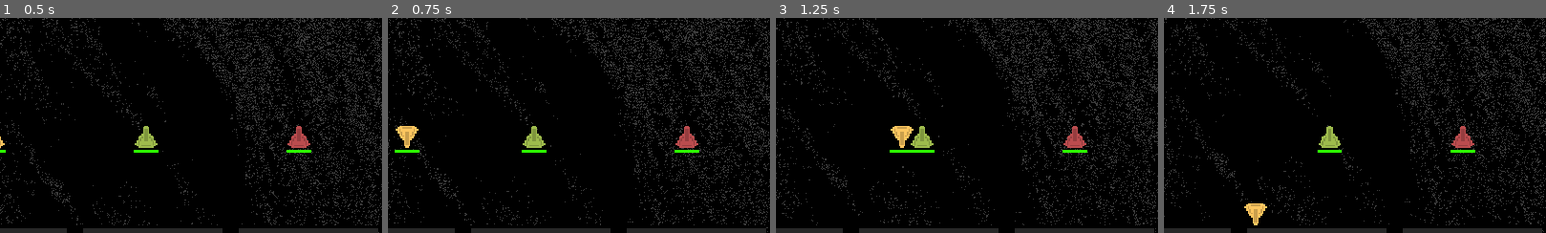
Above: before the commit, frames 1-4 (left to right).
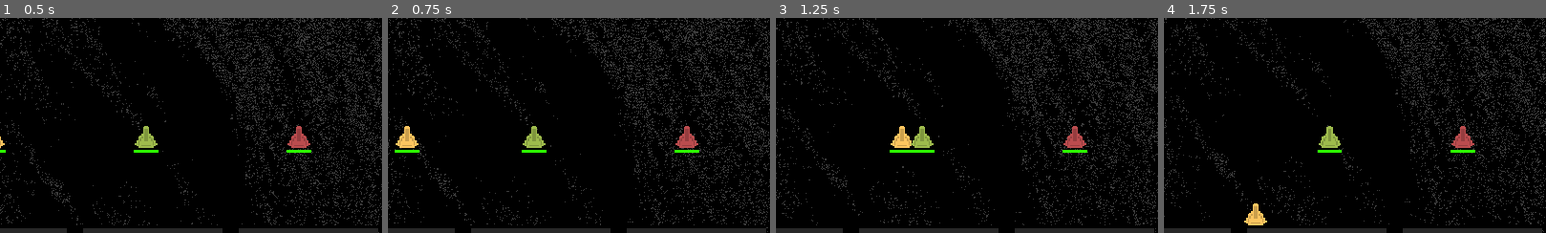
Above: after the commit, the same moments.

Repository: 4487R9cH03FObS/Chimera-Party-Example
Game: Godot game, scene res://games/FlowerLab/index.tscn
The game is run twice, just before and just after one commit, with the same random seed, the same clock (stepped at 60 frames per second) and the same inputs. Sound files missing from this copy of the repository are replaced by a short silence.
Inputs:
- Up to frame 1 (0.5 s): no input
- Up to frame 2 (0.75 s): hold D from 0.53 s (still down); tap B at 0.6 s
- Up to frame 3 (1.25 s): keep holding D
- Up to frame 4 (1.75 s): release D at 1.28 s; hold S from 1.28 s (still down); tap N at 1.35 s
The pictures show only the part of the screen within x 21-71%, y 46-96%; the shares and areas given below are measured in that part.

Frame 1 is identical in both runs. In frame 2, 0.4% of the frame differs, in the area x 2-8%, y 50-61%; in frame 3, 0.4%; in frame 4, 0.4%.

Commit message:
fix bug flip ship

Diff:
--- a/games/FlowerLab/Player.gd
+++ b/games/FlowerLab/Player.gd
@@ -70,7 +70,8 @@
 		$Sprite.flip_h = false
 
 	if Input.is_action_just_pressed(action_a):
-		$Sprite.flip_v = !$Sprite.flip_v
+		#$Sprite.flip_v = !$Sprite.flip_v
+		pass
 
 	if _is_somewhat_out_of_bounds():
 		emit_signal("somewhat_out_of_bounds")
--- a/games/FlowerLab/index.tscn
+++ b/games/FlowerLab/index.tscn
@@ -190,13 +190,13 @@
 
 [node name="VBoxContainer3" type="VBoxContainer" parent="GUI/MarginContainer/HBoxContainer"]
 margin_left = 177.0
-margin_right = 1741.0
+margin_right = 1742.0
 margin_bottom = 1080.0
 size_flags_horizontal = 3
 size_flags_stretch_ratio = 9.0
 
 [node name="supCent" type="ColorRect" parent="GUI/MarginContainer/HBoxContainer/VBoxContainer3"]
-margin_right = 1564.0
+margin_right = 1565.0
 margin_bottom = 56.0
 size_flags_vertical = 3
 size_flags_stretch_ratio = 0.5
@@ -204,13 +204,13 @@
 
 [node name="gameplay" type="VBoxContainer" parent="GUI/MarginContainer/HBoxContainer/VBoxContainer3"]
 margin_top = 60.0
-margin_right = 1564.0
+margin_right = 1565.0
 margin_bottom = 1019.0
 size_flags_vertical = 3
 size_flags_stretch_ratio = 8.5
 
 [node name="scoreLabel" type="RichTextLabel" parent="GUI/MarginContainer/HBoxContainer/VBoxContainer3/gameplay"]
-margin_right = 1564.0
+margin_right = 1565.0
 margin_bottom = 959.0
 size_flags_horizontal = 7
 size_flags_vertical = 7
@@ -219,7 +219,7 @@
 
 [node name="HBoxContainer" type="HBoxContainer" parent="GUI/MarginContainer/HBoxContainer/VBoxContainer3"]
 margin_top = 1023.0
-margin_right = 1564.0
+margin_right = 1565.0
 margin_bottom = 1080.0
 size_flags_vertical = 3
 size_flags_stretch_ratio = 0.5
@@ -311,7 +311,7 @@
 
 [node name="P4" type="ColorRect" parent="GUI/MarginContainer/HBoxContainer/VBoxContainer3/HBoxContainer"]
 margin_left = 1176.0
-margin_right = 1564.0
+margin_right = 1565.0
 margin_bottom = 57.0
 size_flags_horizontal = 3
 color = Color( 0, 0, 0, 1 )
@@ -337,27 +337,27 @@
 custom_fonts/normal_font = ExtResource( 15 )
 
 [node name="VBoxContainer2" type="VBoxContainer" parent="GUI/MarginContainer/HBoxContainer"]
-margin_left = 1745.0
+margin_left = 1746.0
 margin_right = 1920.0
 margin_bottom = 1080.0
 size_flags_horizontal = 3
 
 [node name="supDer" type="ColorRect" parent="GUI/MarginContainer/HBoxContainer/VBoxContainer2"]
-margin_right = 175.0
+margin_right = 174.0
 margin_bottom = 357.0
 size_flags_vertical = 3
 color = Color( 0, 0, 0, 1 )
 
 [node name="centDer" type="ColorRect" parent="GUI/MarginContainer/HBoxContainer/VBoxContainer2"]
 margin_top = 361.0
-margin_right = 175.0
+margin_right = 174.0
 margin_bottom = 718.0
 size_flags_vertical = 3
 color = Color( 0, 0, 0, 1 )
 
 [node name="infDer" type="ColorRect" parent="GUI/MarginContainer/HBoxContainer/VBoxContainer2"]
 margin_top = 722.0
-margin_right = 175.0
+margin_right = 174.0
 margin_bottom = 1080.0
 size_flags_vertical = 3
 color = Color( 0, 0, 0, 1 )
Not shown: 1 places in games/FlowerLab/index.tscn that only renumber resources
